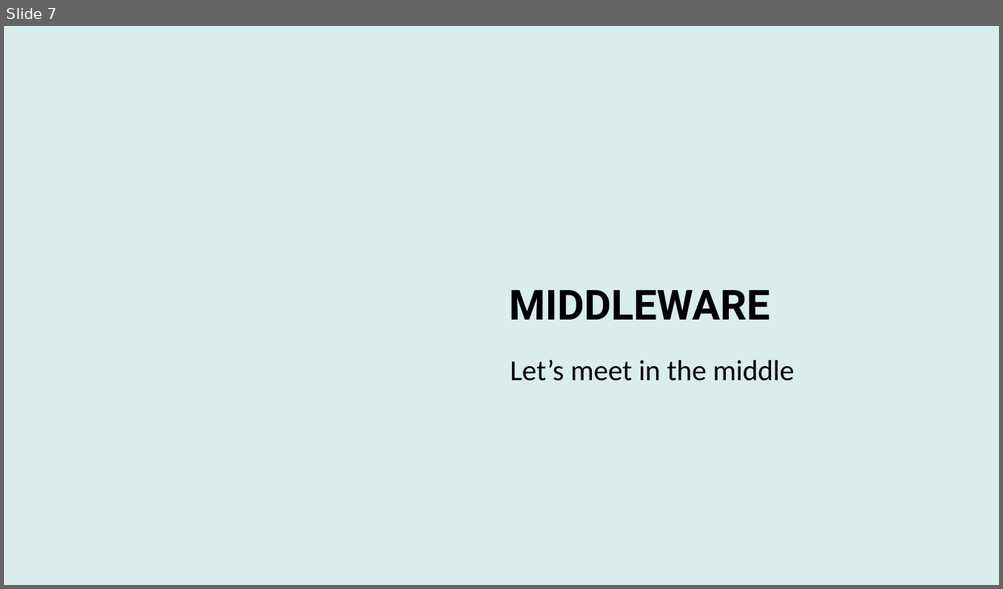
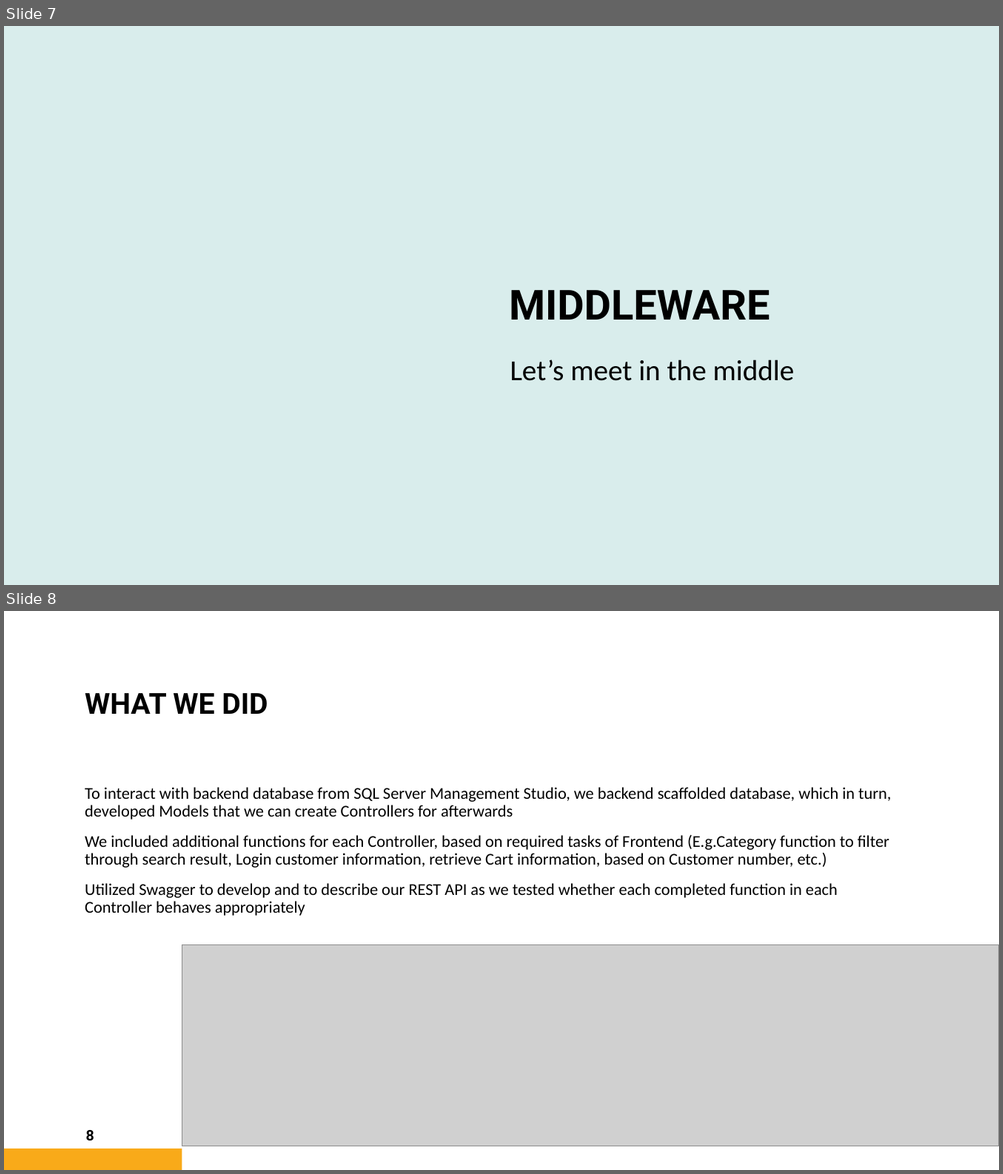
Before and after one commit to ebecke2024/Jungle, a slide deck: Jungle_Presentation.pptx. Shown one above the other, each under a label of ours: slide 7 before the commit, slides 7 and 8 after it. The pictures are 1003x589 and 1003x1174 pixels, drawn with LibreOffice and Linux fonts; fonts in the diff are those of the drawing; grey boxes stand for pictures; background and template pictures are left out. Boxes give left, top, right and bottom in pixels: in the first picture for what was removed or moved away, otherwise in the second. Text is boxed around its words. In the diff, an @@ line names an element or a change of style, - is before the commit and + after.

```diff
--- a/Jungle_Presentation.pptx
+++ b/Jungle_Presentation.pptx
@@ slide 8 added at (x1=4, y1=611, x2=999, y2=1170), background #FFFFFF @@
@@ title added at (x1=85, y1=693, x2=267, y2=714), 28 pt, text #000000, bold @@
+WHAT WE DID
@@ text added at (x1=85, y1=787, x2=891, y2=916), 16 pt, text #000000 @@
+To interact with backend database from SQL Server Management Studio, we backend scaffolded database, which in turn, developed Models that we can create Controllers for afterwards
+We included additional functions for each Controller, based on required tasks of Frontend (E.g.Category function to filter through search result, Login customer information, retrieve Cart information, based on Customer number, etc.)
+Utilized Swagger to develop and to describe our REST API as we tested whether each completed function in each Controller behaves appropriately
@@ picture added at (x1=182, y1=945, x2=999, y2=1147) @@
@@ page number added at (x1=86, y1=1130, x2=94, y2=1142), 14 pt, text #000000, bold @@
+8
@@ rectangle added at (x1=4, y1=1149, x2=182, y2=1170), fill #F9AA19 @@
```
Also in this commit, not shown: 3 slides changed, 2 other slides added, 5 slides removed, 12 other files.
